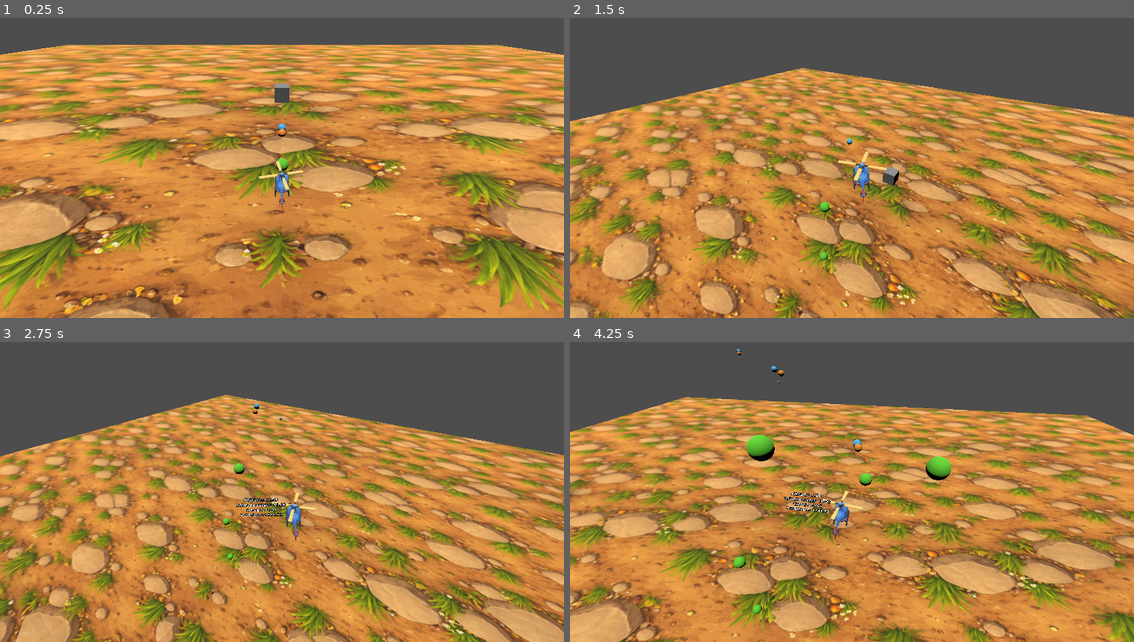
Above: before the commit, frames 1-4 (two rows, left to right).
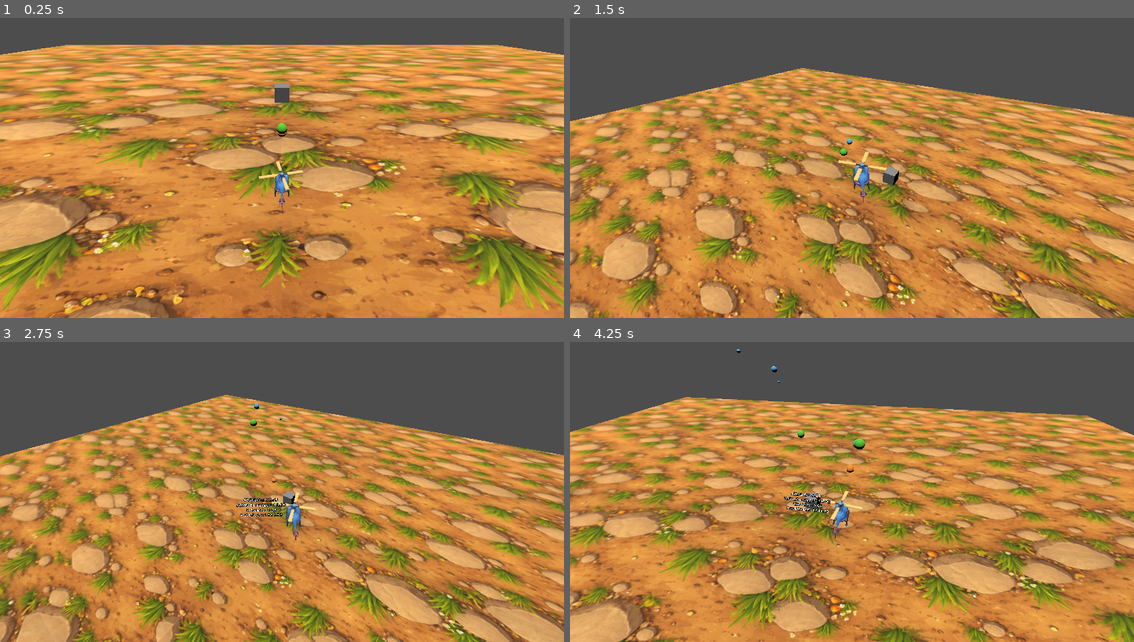
Above: after the commit, the same moments.

Repository: tokkoro/hordecopter
Game: Godot game, scene res://theworld.tscn
The game is run twice, just before and just after one commit, with the same random seed, the same clock (stepped at 60 frames per second) and the same inputs.
Inputs:
- Up to frame 1 (0.25 s): no input
- Up to frame 2 (1.5 s): hold D (p1_thrust_right) 0.53-1.28 s; hold Q (p1_rotate_ccw) 0.53-1.28 s; hold S (p1_thurst_backward) from 1.28 s (still down); tap E (p1_rotate_cw) at 1.35 s
- Up to frame 3 (2.75 s): release S (p1_thurst_backward) at 2.03 s; hold D (p1_thrust_right) from 2.03 s (still down); tap G (p1_show_info_toggle) at 2.1 s
- Up to frame 4 (4.25 s): release D (p1_thrust_right) at 2.78 s; hold W (p1_thrust_forward) 2.78-3.53 s; tap Q (p1_rotate_ccw) at 2.85 s; hold A (p1_thurst_left) from 3.53 s (still down); hold E (p1_rotate_cw) from 3.53 s (still down)

The runs differ from the first frame. In frame 1, 0.1% of the frame differs, in the area x 48-52%, y 35-51%; in frame 2, 0.1%; in frame 3, 0.2%; in frame 4, 1.0%, in the area x 29-68%, y 3-91%.
Error before the commit: Parse Error: Member "gravity" redefined (original in native class 'Area3D') (res://weapons/grenade_projectile.gd:15)

Commit message:
fix codex dumdum

Diff:
--- a/hordecopter-godot/hordecopter.tscn
+++ b/hordecopter-godot/hordecopter.tscn
@@ -25,22 +25,22 @@
 [node name="infotext" type="Label3D" parent="." unique_id=677977877]
 transform = Transform3D(1, 0, 0, 0, 1, 0, 0, 0, 1, -1.1138026, 0.41907665, 0)
 
-[node name="Muzzle" type="Node3D" parent="."]
+[node name="Muzzle" type="Node3D" parent="." unique_id=902515710]
 transform = Transform3D(1, 0, 0, 0, 1, 0, 0, 0, 1, 0, 0.2, -1.4)
 
-[node name="WeaponSystem" type="Node3D" parent="."]
+[node name="WeaponSystem" type="Node3D" parent="." unique_id=1043655249]
 script = ExtResource("2_weapon_system")
 weapon = ExtResource("3_laser_weapon")
 
-[node name="MissileWeaponSystem" type="Node3D" parent="."]
+[node name="MissileWeaponSystem" type="Node3D" parent="." unique_id=1021353351]
 script = ExtResource("2_weapon_system")
 weapon = ExtResource("4_missile_weapon")
 
-[node name="GrenadeWeaponSystem" type="Node3D" parent="."]
+[node name="GrenadeWeaponSystem" type="Node3D" parent="." unique_id=1350451225]
 script = ExtResource("2_weapon_system")
 weapon = ExtResource("5_grenade_weapon")
 
-[node name="PlasmaWeaponSystem" type="Node3D" parent="."]
+[node name="PlasmaWeaponSystem" type="Node3D" parent="." unique_id=456455275]
 script = ExtResource("2_weapon_system")
 weapon = ExtResource("6_plasma_weapon")
 
--- a/hordecopter-godot/theworld.tscn
+++ b/hordecopter-godot/theworld.tscn
@@ -20,8 +20,7 @@
 [node name="Hordecopter" parent="." unique_id=451440519 instance=ExtResource("2_qn30u")]
 transform = Transform3D(1, 0, 0, 0, 1, 0, 0, 0, 1, 0, 0.8481881, 0)
 
-[node name="Maa" type="RigidBody3D" parent="." unique_id=1325741278]
-freeze = true
+[node name="Maa" type="StaticBody3D" parent="." unique_id=991125644]
 
 [node name="MeshInstance3D" type="MeshInstance3D" parent="Maa" unique_id=1809520293]
 transform = Transform3D(1, 0, 0, 0, 1, 0, 0, 0, 1, 0, -0.5091238, 0)
@@ -38,5 +37,6 @@
 transform = Transform3D(1, 0, 0, 0, 0.9583226, 0.28568837, 0, -0.28568837, 0.9583226, 0, 5.8, 5.26)
 script = ExtResource("3_qn30u")
 
-[node name="TestEnemy" parent="." instance=ExtResource("4_test_enemy")]
+[node name="TestEnemy" parent="." unique_id=125256021 instance=ExtResource("4_test_enemy")]
 transform = Transform3D(1, 0, 0, 0, 1, 0, 0, 0, 1, 0, 0.6, -12)
+health = 1200.0
--- a/hordecopter-godot/weapons/grenade_projectile.gd
+++ b/hordecopter-godot/weapons/grenade_projectile.gd
@@ -12,7 +12,7 @@
 extends Area3D
 
 @export var speed: float = 10.0
-@export var gravity: float = 18.0
+#@export var gravity: float = 18.0
 @export var lifetime: float = 2.2
 @export var explosion_radius: float = 2.5
 
--- a/hordecopter-godot/weapons/homing_missile.gd
+++ b/hordecopter-godot/weapons/homing_missile.gd
@@ -42,7 +42,7 @@
 	if _target != null:
 		var desired := (_target.global_position - global_position).normalized()
 		var current := _velocity.normalized()
-		var lerp_amount := clamp(turn_rate * delta, 0.0, 1.0)
+		var lerp_amount:float = clamp(turn_rate * delta, 0.0, 1.0)
 		var new_direction := current.slerp(desired, lerp_amount)
 		_velocity = new_direction * speed
 		look_at(global_position + new_direction, Vector3.UP)
Not shown: 1 places in hordecopter-godot/hordecopter.tscn that only renumber resources
Not shown: 1 places in hordecopter-godot/weapons/grenade_weapon.tres that only renumber resources
Not shown: 1 places in hordecopter-godot/weapons/homing_missile_weapon.tres that only renumber resources
Not shown: 1 places in hordecopter-godot/weapons/plasma_weapon.tres that only renumber resources
